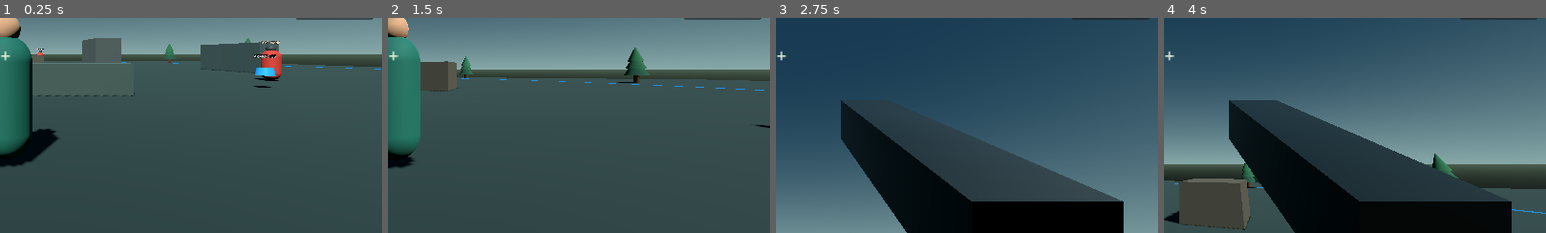
Above: before the commit, frames 1-4 (left to right).
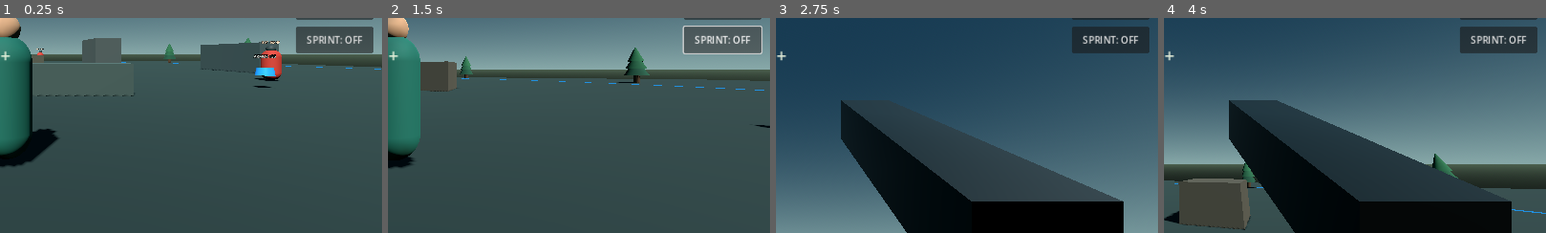
Above: after the commit, the same moments.

Repository: rannarmenu/project-phoenix-battle-royale
Game: Godot game, scene res://scenes/main.tscn
Two runs of this game, one before a commit and one after it. Both use one fixed random seed, a clock stepped at 60 frames per second and the inputs below.
Inputs (mouse positions are % of the whole screen's width and height, from its top left):
- Up to frame 1 (0.25 s): no input
- Up to frame 2 (1.5 s): click (93, 47) at 0.5 s, where only the run after the commit has a clickable "SPRINT: OFF"; click (93, 47) at 1.25 s, where only the run after the commit has a clickable "SPRINT: ON"
- Up to frame 3 (2.75 s): click "CAMERA" at 2 s
- Up to frame 4 (4 s): click "FIRE" at 2.75 s; click "JUMP" at 3.5 s
The pictures show only the part of the screen within x 49-99%, y 42-92%; the shares and areas given below are measured in that part.

The runs differ from the first frame. In frame 1, 2.5% of the frame differs, in the area x 77-98%, y 4-17%; in frame 2, 2.7%, in the area x 77-98%, y 3-17%; in frame 3, 2.5%; in frame 4, 2.5%.

Commit message:
Integrate mobile joystick visuals and sprint toggle

Diff:
--- a/scripts/player.gd
+++ b/scripts/player.gd
@@ -1,6 +1,8 @@
 extends CharacterBody3D
 
 signal camera_mode_changed(first_person: bool)
+
+const VirtualJoystickScript = preload("res://scripts/virtual_joystick.gd")
 
 const MOVE_SPEED := 6.5
 const SPRINT_SPEED := 8.5
@@ -29,6 +31,9 @@
 var health := 100
 var spawn_position := Vector3.ZERO
 var hud_label: Label
+var joystick_overlay: Control
+var mobile_sprint_button: Button
+var mobile_sprint_active: bool = false
 
 func _ready() -> void:
 	is_mobile = OS.has_feature("android") or OS.has_feature("ios")
@@ -138,6 +143,11 @@
 	layer.add_child(hud_label)
 	_update_hud()
 
+	if is_mobile:
+		joystick_overlay = VirtualJoystickScript.new() as Control
+		joystick_overlay.name = "VirtualJoystickOverlay"
+		layer.add_child(joystick_overlay)
+
 	var camera_button := _make_button("CAMERA", Vector2(-154, 22), Vector2(130, 44))
 	camera_button.pressed.connect(toggle_camera_mode)
 	layer.add_child(camera_button)
@@ -158,6 +168,10 @@
 	var heal_button := _make_button("HEAL", Vector2(-154, 258), Vector2(130, 44))
 	heal_button.pressed.connect(use_medkit)
 	layer.add_child(heal_button)
+
+	mobile_sprint_button = _make_button("SPRINT: OFF", Vector2(-154, 314), Vector2(130, 44))
+	mobile_sprint_button.pressed.connect(_toggle_mobile_sprint)
+	layer.add_child(mobile_sprint_button)
 
 	if is_mobile:
 		var hint := Label.new()
@@ -216,14 +230,18 @@
 			touch_move_index = event.index
 			touch_move_origin = event.position
 			touch_move_vector = Vector2.ZERO
+			if is_instance_valid(joystick_overlay):
+				joystick_overlay.call("begin_drag", event.position)
 		else:
-			var touching_action_buttons := event.position.x >= view_size.x - 175.0 and event.position.y <= 322.0
+			var touching_action_buttons := event.position.x >= view_size.x - 175.0 and event.position.y <= 378.0
 			if not touching_action_buttons and event.position.x > view_size.x * 0.46 and event.position.y < view_size.y * 0.82 and touch_look_index == -1:
 				touch_look_index = event.index
 	else:
 		if event.index == touch_move_index:
 			touch_move_index = -1
 			touch_move_vector = Vector2.ZERO
+			if is_instance_valid(joystick_overlay):
+				joystick_overlay.call("end_drag")
 		if event.index == touch_look_index:
 			touch_look_index = -1
 
@@ -231,6 +249,8 @@
 	if event.index == touch_move_index:
 		var drag_vector: Vector2 = (event.position - touch_move_origin) / JOYSTICK_RADIUS
 		touch_move_vector = Vector2(drag_vector.x, -drag_vector.y).limit_length(1.0)
+		if is_instance_valid(joystick_overlay):
+			joystick_overlay.call("update_drag", event.position)
 	elif event.index == touch_look_index:
 		_apply_look(event.relative, TOUCH_LOOK_SENSITIVITY)
 
@@ -250,7 +270,8 @@
 	if move_input.length() > 1.0:
 		move_input = move_input.normalized()
 	var direction := (global_transform.basis * Vector3(move_input.x, 0.0, move_input.y)).normalized()
-	var speed := SPRINT_SPEED if Input.is_key_pressed(KEY_SHIFT) and not is_mobile else MOVE_SPEED
+	var sprinting := (Input.is_key_pressed(KEY_SHIFT) and not is_mobile) or (is_mobile and mobile_sprint_active)
+	var speed := SPRINT_SPEED if sprinting else MOVE_SPEED
 	velocity.x = direction.x * speed
 	velocity.z = direction.z * speed
 	if Input.is_action_just_pressed("jump"):
@@ -272,6 +293,11 @@
 	for node in get_children():
 		if node is MeshInstance3D and node.name in ["PhoenixPlayerBody", "PhoenixPlayerHead"]:
 			node.visible = not first_person
+
+func _toggle_mobile_sprint() -> void:
+	mobile_sprint_active = not mobile_sprint_active
+	if is_instance_valid(mobile_sprint_button):
+		mobile_sprint_button.text = "SPRINT: ON" if mobile_sprint_active else "SPRINT: OFF"
 
 func _shoot() -> void:
 	if not can_fire or not is_instance_valid(camera) or ammo <= 0:
